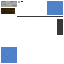
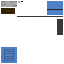
Layers edited between the first and the second 64×64 image:
added layer "Calque" above "Arrière-plan" over (x1=4, y1=9, x2=63, y2=61)
